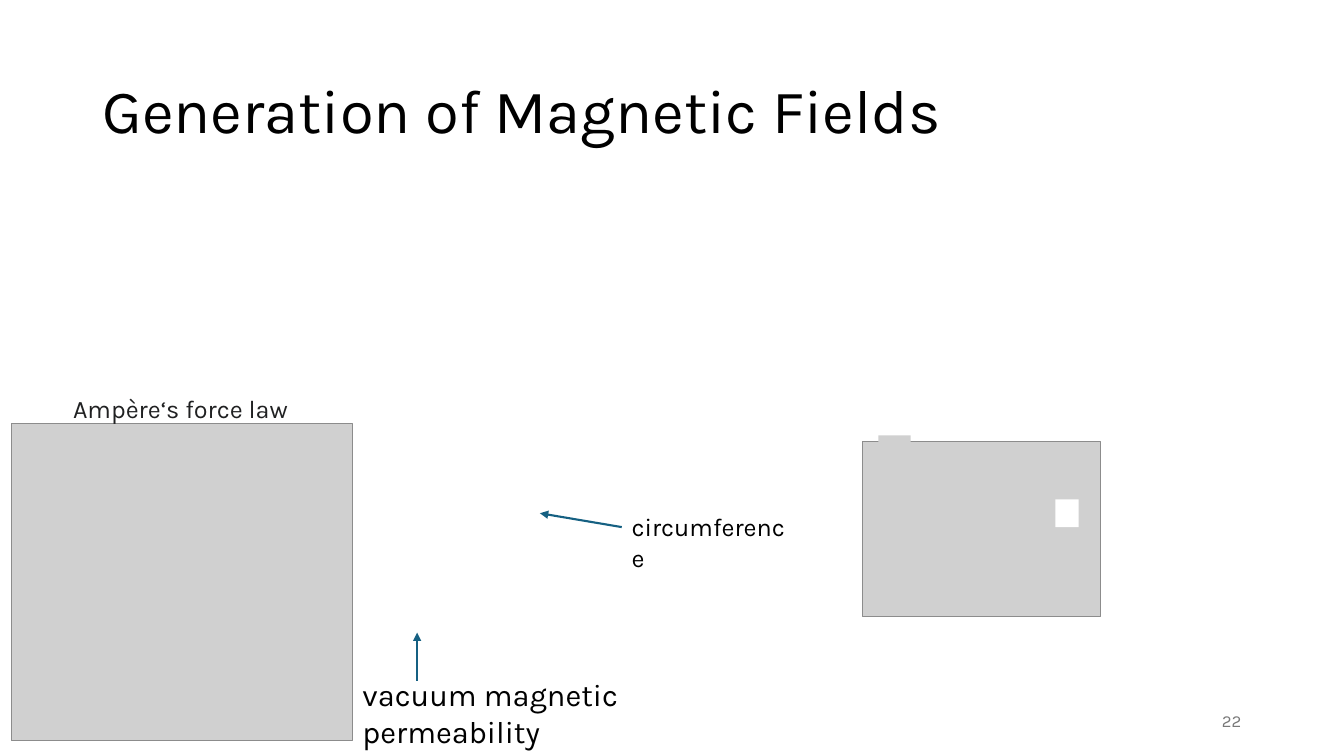
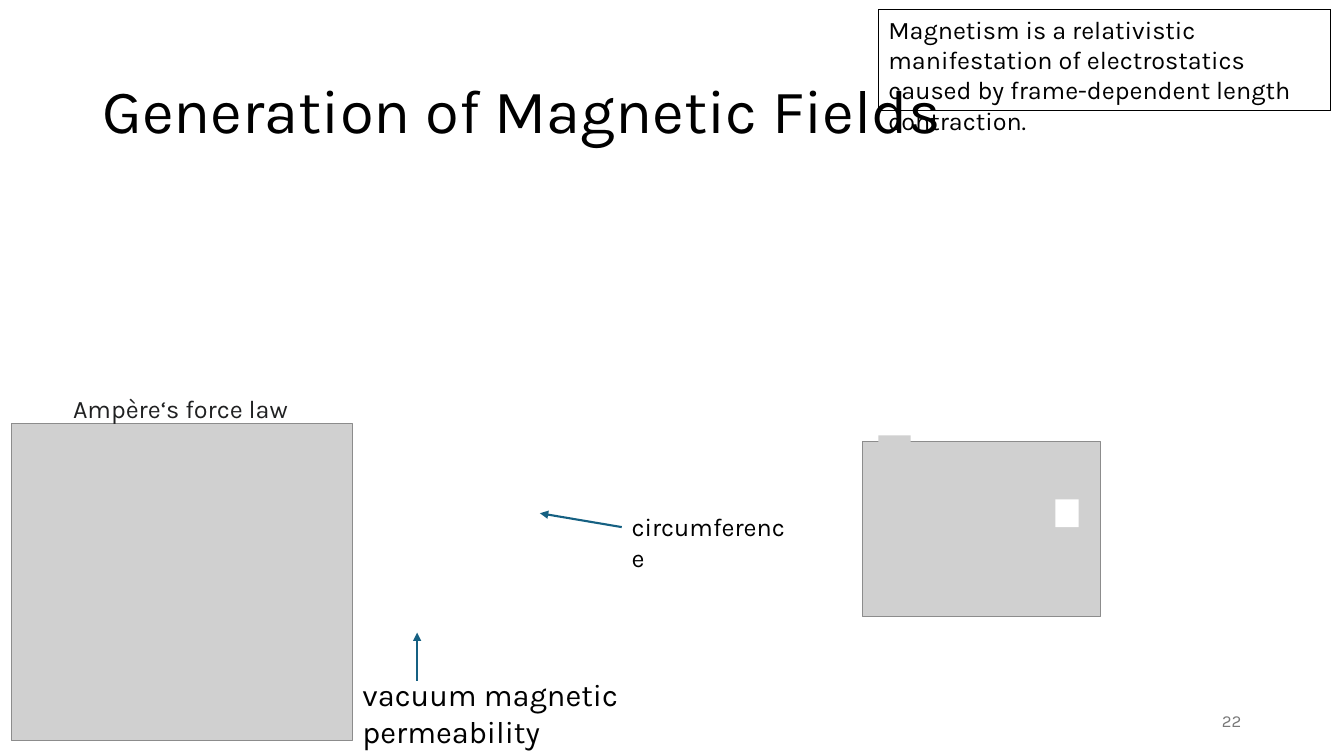
Before and after one commit to FelixWick/intro_electrical_eng, a slide deck: slide 22 of slides/3_EMfields.pptx. Drawn at 1344x756 pixels with LibreOffice and Linux fonts; fonts in the diff are those of the drawing; grey boxes stand for pictures. Boxes give left, top, right and bottom in pixels: in the first picture for what was removed or moved away, otherwise in the second. Text is boxed around its words. In the diff, an @@ line names an element or a change of style, - is before the commit and + after.

Commit message:
magnetism as relativistic effect

```diff
--- a/slides/3_EMfields.pptx
+++ b/slides/3_EMfields.pptx
@@ rectangle added at box(879, 9, 1331, 111), outline #000000 0.75 pt, 18 pt, text #000000 @@
+Magnetism is a relativistic manifestation of electrostatics caused by frame-dependent length contraction.
```
Also in this commit, not shown: 1 other file.
